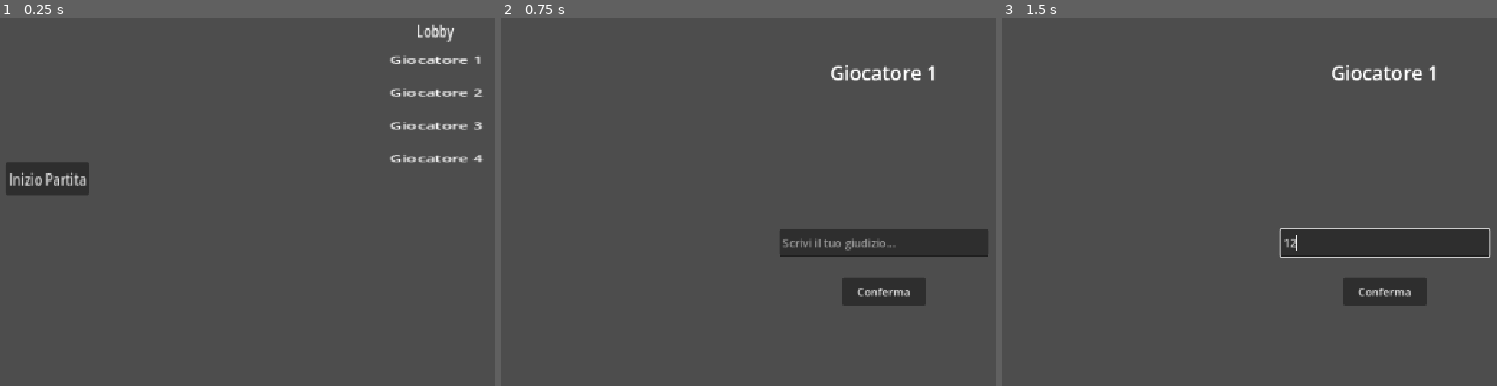
Above: before the commit, frames 1-3 (left to right).
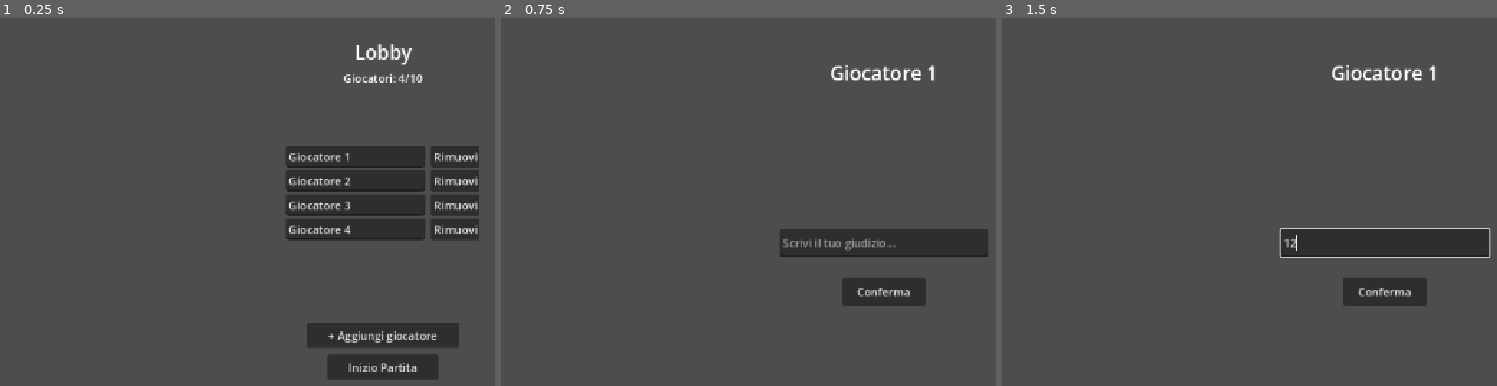
Above: after the commit, the same moments.

Repository: lucamaltempo-lgtm/Timbro-d-Ufficio
Game: Godot game, scene res://sch_princ.tscn
Same seed, same stepped clock (60 frames per second), same inputs: the game is played once before the commit and once after it.
Inputs (mouse positions are in pixels of both pictures, inside the frame that each line leads up to):
- Up to frame 1 (0.25 s): no input
- Up to frame 2 (0.75 s): click "Inizio Partita" at 0.5 s
- Up to frame 3 (1.5 s): click (1383, 242) at 1.27 s; type "12" at 1.35 s

The runs differ from the first frame. In frame 1, 14% of the frame differs, in the area x 1-98%, y 1-99%; in frame 2, nothing differs; in frame 3, nothing differs.

Commit message:
Rende la lobby flessibile: da 3 a 10 giocatori
Sostituisce la lista fissa di 4 nomi con righe generate a runtime
(nome modificabile + bottone Rimuovi), un bottone Aggiungi giocatore
e un contatore. Aggiungi/Rimuovi si disabilitano ai limiti min (3) e
max (10). I nomi duplicati vengono resi univoci automaticamente.

Le altre schermate (timbri, discussione, votazione) non richiedono
modifiche: già iterano su GameState.giocatori senza numeri fissi.

Co-Authored-By: Claude Sonnet 5 <noreply@anthropic.com>
Claude-Session: https://claude.ai/code/session_01TLmMFXkz3doi4fcg5NZjj2

Diff:
--- a/button.gd
+++ b/button.gd
@@ -1,22 +1,99 @@
-extends Button
+extends Control
+
+# Lobby: permette di aggiungere/rimuovere giocatori (min 3, max 10) prima di
+# iniziare la partita. Ogni riga ha un nome modificabile e un bottone Rimuovi.
+
+const GIOCATORI_INIZIALI := 4
+const MIN_GIOCATORI := 3
+const MAX_GIOCATORI := 10
+
+var righe_giocatori: Array[HBoxContainer] = []
+
+@onready var lista_giocatori: VBoxContainer = get_node("ScrollContainer/ListaGiocatori")
+@onready var bottone_aggiungi: Button = get_node("BottoneAggiungi")
+@onready var bottone_inizio: Button = get_node("BottoneInizio")
+@onready var label_conteggio: Label = get_node("LabelConteggio")
 
 func _ready() -> void:
-	print("Script partito")
-	pressed.connect(_on_pressed)
+	print("Script lobby partito")
+	bottone_aggiungi.pressed.connect(_on_aggiungi_premuto)
+	bottone_inizio.pressed.connect(_on_inizio_premuto)
 
-func _on_pressed() -> void:
+	for i in range(GIOCATORI_INIZIALI):
+		_aggiungi_riga("Giocatore " + str(i + 1))
+
+	_aggiorna_stato()
+
+# Crea una riga con campo nome modificabile e bottone per rimuoverla.
+func _aggiungi_riga(nome_predefinito: String) -> void:
+	var riga = HBoxContainer.new()
+	riga.add_theme_constant_override("separation", 8)
+
+	var campo_nome = LineEdit.new()
+	campo_nome.text = nome_predefinito
+	campo_nome.placeholder_text = "Nome giocatore"
+	campo_nome.size_flags_horizontal = Control.SIZE_EXPAND_FILL
+	riga.add_child(campo_nome)
+
+	var bottone_rimuovi = Button.new()
+	bottone_rimuovi.text = "Rimuovi"
+	bottone_rimuovi.pressed.connect(_on_rimuovi_premuto.bind(riga))
+	riga.add_child(bottone_rimuovi)
+
+	lista_giocatori.add_child(riga)
+	righe_giocatori.append(riga)
+
+func _on_aggiungi_premuto() -> void:
+	if righe_giocatori.size() >= MAX_GIOCATORI:
+		return
+
+	_aggiungi_riga("Giocatore " + str(righe_giocatori.size() + 1))
+	_aggiorna_stato()
+
+func _on_rimuovi_premuto(riga: HBoxContainer) -> void:
+	if righe_giocatori.size() <= MIN_GIOCATORI:
+		return
+
+	righe_giocatori.erase(riga)
+	riga.queue_free()
+	_aggiorna_stato()
+
+# Aggiorna il contatore e disabilita Aggiungi/Rimuovi ai limiti min/max.
+func _aggiorna_stato() -> void:
+	var numero_giocatori = righe_giocatori.size()
+	label_conteggio.text = "Giocatori: %d/%d" % [numero_giocatori, MAX_GIOCATORI]
+	bottone_aggiungi.disabled = numero_giocatori >= MAX_GIOCATORI
+
+	for riga in righe_giocatori:
+		var bottone_rimuovi: Button = riga.get_child(1)
+		bottone_rimuovi.disabled = numero_giocatori <= MIN_GIOCATORI
+
+func _on_inizio_premuto() -> void:
 	print("Bottone premuto")
-	var giocatori = get_node("../VBoxContainer").get_children()
 	var nomi_giocatori: Array[String] = []
-	for giocatore in giocatori:
-		nomi_giocatori.append(giocatore.text.strip_edges())
+	for riga in righe_giocatori:
+		var campo_nome: LineEdit = riga.get_child(0)
+		var nome = campo_nome.text.strip_edges()
+		if nome.is_empty():
+			nome = "Giocatore " + str(nomi_giocatori.size() + 1)
+		nomi_giocatori.append(_rendi_nome_univoco(nome, nomi_giocatori))
 
-	var infiltrato = giocatori[randi() % giocatori.size()]
 	# L'infiltrato resta segreto: non viene mostrato a schermo, solo salvato
 	# in GameState per la logica di gioco nella schermata successiva.
-	GameState.infiltrato = infiltrato.text.strip_edges()
+	var infiltrato = nomi_giocatori[randi() % nomi_giocatori.size()]
+	GameState.infiltrato = infiltrato
 	GameState.giocatori = nomi_giocatori
 	# Nuova partita: azzera i gettoni azione e i voti extra della partita precedente.
 	GameState.gettoni_usati = {}
 	GameState.voti_extra = {}
 	get_tree().change_scene_to_file("res://assegnazione_timbri.tscn")
+
+# Evita nomi duplicati (romperebbero la logica a chiave-nome delle altre schermate).
+func _rendi_nome_univoco(nome: String, nomi_esistenti: Array[String]) -> String:
+	if not nomi_esistenti.has(nome):
+		return nome
+
+	var contatore = 2
+	while nomi_esistenti.has(nome + " (" + str(contatore) + ")"):
+		contatore += 1
+	return nome + " (" + str(contatore) + ")"
--- a/sch_princ.tscn
+++ b/sch_princ.tscn
@@ -1,62 +1,87 @@
 [gd_scene format=3 uid="uid://cupynfoqjtx5x"]
 
-[ext_resource type="Script" uid="uid://rnlp60jtsi31" path="res://button.gd" id="1_f1qay"]
+[ext_resource type="Script" uid="uid://rnlp60jtsi31" path="res://button.gd" id="1_lobby"]
 
-[node name="Control" type="Control" unique_id=1953577995]
+[node name="Lobby" type="Control" unique_id=1953577995]
 layout_mode = 3
 anchors_preset = 15
 anchor_right = 1.0
 anchor_bottom = 1.0
 grow_horizontal = 2
 grow_vertical = 2
-scale = Vector2(1.1279953, 1.5490029)
+script = ExtResource("1_lobby")
 
-[node name="Label" type="Label" parent="." unique_id=1968685992]
+[node name="LabelTitolo" type="Label" parent="." unique_id=1968685992]
 layout_mode = 1
 anchors_preset = 5
 anchor_left = 0.5
 anchor_right = 0.5
-offset_left = -23.5
-offset_right = 23.5
-offset_bottom = 49.0
+offset_left = -100.0
+offset_top = 30.0
+offset_right = 100.0
+offset_bottom = 70.0
 grow_horizontal = 2
-text = "Lobby
-"
+theme_override_font_sizes/font_size = 28
+horizontal_alignment = 1
+text = "Lobby"
 
-[node name="Button" type="Button" parent="." unique_id=1258341415]
-layout_mode = 0
-offset_left = 29.255447
-offset_top = 134.27992
-offset_right = 136.25545
-offset_bottom = 165.27992
-text = "Inizio Partita
-"
-script = ExtResource("1_f1qay")
+[node name="LabelConteggio" type="Label" parent="."]
+layout_mode = 1
+anchors_preset = 5
+anchor_left = 0.5
+anchor_right = 0.5
+offset_left = -100.0
+offset_top = 75.0
+offset_right = 100.0
+offset_bottom = 100.0
+grow_horizontal = 2
+horizontal_alignment = 1
+text = "Giocatori: 4/10"
 
-[node name="VBoxContainer" type="VBoxContainer" parent="." unique_id=618774228]
-layout_mode = 0
-offset_left = 518.6192
-offset_top = 32.27883
-offset_right = 607.6192
-offset_bottom = 240.27884
-scale = Vector2(1.3298247, 0.5770363)
+[node name="ScrollContainer" type="ScrollContainer" parent="."]
+layout_mode = 1
+anchors_preset = 8
+anchor_left = 0.5
+anchor_top = 0.5
+anchor_right = 0.5
+anchor_bottom = 0.5
+offset_left = -140.0
+offset_top = -140.0
+offset_right = 140.0
+offset_bottom = 100.0
+grow_horizontal = 2
+grow_vertical = 2
 
-[node name="Giocatore 1" type="Label" parent="VBoxContainer" unique_id=86184144]
+[node name="ListaGiocatori" type="VBoxContainer" parent="ScrollContainer"]
 layout_mode = 2
-text = "Giocatore 1
-"
+size_flags_horizontal = 3
 
-[node name="Giocatore 2" type="Label" parent="VBoxContainer" unique_id=855405193]
-layout_mode = 2
-text = "Giocatore 2
-"
+[node name="BottoneAggiungi" type="Button" parent="."]
+layout_mode = 1
+anchors_preset = 8
+anchor_left = 0.5
+anchor_top = 0.5
+anchor_right = 0.5
+anchor_bottom = 0.5
+offset_left = -110.0
+offset_top = 115.0
+offset_right = 110.0
+offset_bottom = 151.0
+grow_horizontal = 2
+grow_vertical = 2
+text = "+ Aggiungi giocatore"
 
-[node name="Giocatore 3" type="Label" parent="VBoxContainer" unique_id=1163775927]
-layout_mode = 2
-text = "Giocatore 3
-"
-
-[node name="Giocatore 4" type="Label" parent="VBoxContainer" unique_id=1290081591]
-layout_mode = 2
-text = "Giocatore 4
-"
+[node name="BottoneInizio" type="Button" parent="." unique_id=1258341415]
+layout_mode = 1
+anchors_preset = 8
+anchor_left = 0.5
+anchor_top = 0.5
+anchor_right = 0.5
+anchor_bottom = 0.5
+offset_left = -80.0
+offset_top = 161.0
+offset_right = 80.0
+offset_bottom = 197.0
+grow_horizontal = 2
+grow_vertical = 2
+text = "Inizio Partita"
